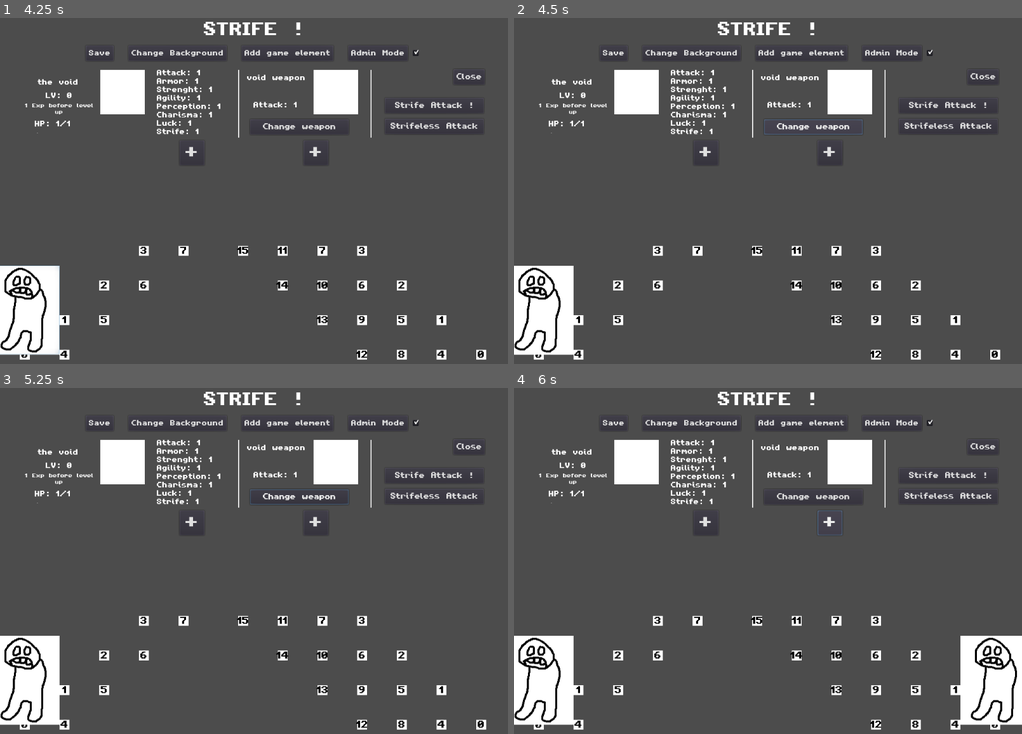
Above: before the commit, frames 1-4 (two rows, left to right).
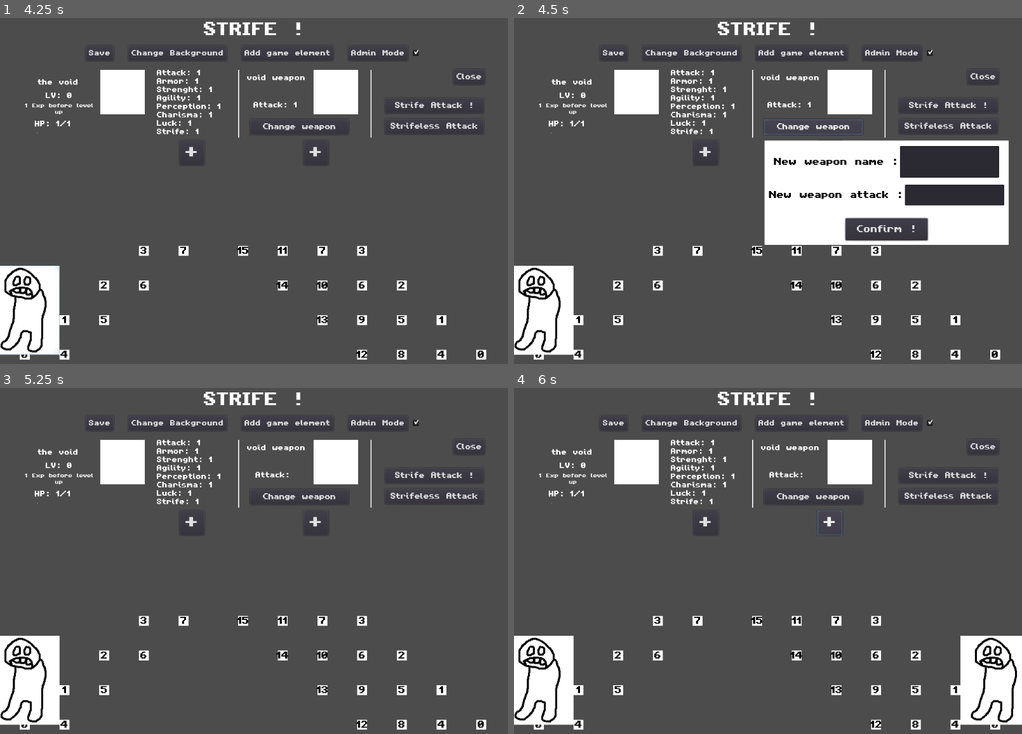
Above: after the commit, the same moments.

Repository: BrownieZoulou/SburbAdventure
Game: Godot game, scene res://Scenes/Strife.tscn
Same seed, same stepped clock (60 frames per second), same inputs: the game is played once before the commit and once after it. The project has no main scene, so this scene is started directly.
Inputs (mouse positions are in pixels of both pictures, inside the frame that each line leads up to):
- Up to frame 1 (4.25 s): click "Admin Mode" at 0.5 s; click (416, 52) at 1.25 s; click "Add game element" at 2 s; click "+" at 2.75 s; click (25, 308) at 3.5 s
- Up to frame 2 (4.5 s): click "Change weapon" at 4.25 s
- Up to frame 3 (5.25 s): click (370, 599) at 5 s, where only the run after the commit has a clickable "Confirm !"
- Up to frame 4 (6 s): click "+" at 5.75 s

Frame 1 is identical in both runs. In frame 2, 14% of the frame differs, in the area x 49-98%, y 35-66%; in frame 3, 0.2%; in frame 4, less than 0.1%.

Commit message:
weapon modifier

Diff:
--- a/Nodes/Entity/EntityShower.gd
+++ b/Nodes/Entity/EntityShower.gd
@@ -20,14 +20,14 @@
 			$Level.visible=false
 			$ExpToNextLevel.visible=false
 			if(entity_focused.is_in_group("kid")):
-
 				$Level.visible = true
 				$ExpToNextLevel.visible = true
 				$ExpToNextLevel.text = String(entity_focused.get("next_level_experience_needed")) + " Exp before level up"
 				$Level.text = "LV: " + String(entity_focused.get("level"))
 		else :
+			$Level.visible = true
+			$ExpToNextLevel.visible = true
 			$Name.text = String(entity_focused.get("entity_name"))
-			$Level.text = "LV: " +String(entity_focused.get("level"))
 			$HealthPoint.text = "HP: ???/???"
 			$Healthbar.max_value = int(entity_focused.get("max_hp"))
 			$Healthbar.value = int(entity_focused.get("hp"))
@@ -41,6 +41,8 @@
 			$StatContainer/Strife.text = "Strife: ???"
 			$WeaponName.text = String(entity_focused.get("weapon_name"))
 			$WeaponAttack.text = "Attack: ???"
+			if(entity_focused.is_in_group("kid")) :
+				$Level.text = "LV: " + String(entity_focused.get("level"))
 		self.visible = true
 	else :
 		self.visible = false
@@ -48,3 +50,17 @@
 func _on_Close_button_down():
 	self.visible = false
 	get_tree().get_current_scene().Toggle_entity_focus(self)
+
+
+func _on_ChangeWeaponBtn_button_down():
+	$ChangeWeaponBox.visible = true
+
+func _on_ConfirmChange_button_down():
+	$ChangeWeaponBox.visible = false
+	if(String($ChangeWeaponBox/NewWeaponAttack/AttackChangeValue.text).to_int() is int) :
+		get_tree().get_current_scene().entity_focused.set("weapon_attack",$ChangeWeaponBox/NewWeaponAttack/AttackChangeValue.text)
+	if(String($ChangeWeaponBox/NewWeaponName/NameChangeValue.text) != "") :
+		get_tree().get_current_scene().entity_focused.set("weapon_name", $ChangeWeaponBox/NewWeaponName/NameChangeValue.text)
+	$ChangeWeaponBox/NewWeaponAttack/AttackChangeValue.text = ""
+	$ChangeWeaponBox/NewWeaponName/NameChangeValue.text = ""
+	get_tree().get_current_scene().ReloadEntityShower()
--- a/Nodes/Entity/EntityShower.tscn
+++ b/Nodes/Entity/EntityShower.tscn
@@ -14,6 +14,12 @@
 
 [sub_resource type="DynamicFont" id=3]
 size = 13
+font_data = ExtResource( 2 )
+
+[sub_resource type="DynamicFont" id=4]
+font_data = ExtResource( 2 )
+
+[sub_resource type="DynamicFont" id=5]
 font_data = ExtResource( 2 )
 
 [node name="EntityShower" type="Control"]
@@ -78,6 +84,7 @@
 expand = true
 
 [node name="StatContainer" type="VBoxContainer" parent="."]
+editor/display_folded = true
 anchor_left = 0.5
 anchor_right = 0.5
 anchor_bottom = 1.0
@@ -176,7 +183,7 @@
 texture = ExtResource( 3 )
 expand = true
 
-[node name="Button" type="Button" parent="."]
+[node name="ChangeWeaponBtn" type="Button" parent="."]
 margin_left = 504.276
 margin_top = 100.0
 margin_right = 703.276
@@ -215,4 +222,78 @@
 margin_bottom = 129.685
 custom_fonts/font = SubResource( 3 )
 text = "Strifeless Attack"
+
+[node name="ChangeWeaponBox" type="Control" parent="."]
+visible = false
+margin_left = 505.0
+margin_top = 143.0
+margin_right = 997.0
+margin_bottom = 358.0
+
+[node name="TextureRect" type="TextureRect" parent="ChangeWeaponBox"]
+anchor_right = 1.0
+anchor_bottom = 1.0
+margin_bottom = -4.0
+texture = ExtResource( 3 )
+expand = true
+
+[node name="NewWeaponName" type="HBoxContainer" parent="ChangeWeaponBox"]
+anchor_right = 1.0
+margin_top = 11.0
+margin_bottom = 75.0
+alignment = 1
+
+[node name="Label" type="Label" parent="ChangeWeaponBox/NewWeaponName"]
+margin_left = 19.0
+margin_top = 24.0
+margin_right = 269.0
+margin_bottom = 40.0
+custom_fonts/font = SubResource( 4 )
+custom_colors/font_color = Color( 0, 0, 0, 1 )
+text = "New weapon name :"
+
+[node name="NameChangeValue" type="TextEdit" parent="ChangeWeaponBox/NewWeaponName"]
+margin_left = 273.0
+margin_right = 473.0
+margin_bottom = 64.0
+rect_min_size = Vector2( 200, 16 )
+custom_fonts/font = SubResource( 4 )
+custom_colors/font_color = Color( 0, 0, 0, 1 )
+
+[node name="NewWeaponAttack" type="HBoxContainer" parent="ChangeWeaponBox"]
+anchor_right = 1.0
+margin_top = 89.0
+margin_bottom = 131.0
+alignment = 1
+
+[node name="Label" type="Label" parent="ChangeWeaponBox/NewWeaponAttack"]
+margin_left = 9.0
+margin_top = 13.0
+margin_right = 279.0
+margin_bottom = 29.0
+custom_fonts/font = SubResource( 4 )
+custom_colors/font_color = Color( 0, 0, 0, 1 )
+text = "New weapon attack :"
+
+[node name="AttackChangeValue" type="TextEdit" parent="ChangeWeaponBox/NewWeaponAttack"]
+margin_left = 283.0
+margin_right = 483.0
+margin_bottom = 42.0
+rect_min_size = Vector2( 200, 16 )
+custom_fonts/font = SubResource( 4 )
+custom_colors/font_color = Color( 0, 0, 0, 1 )
+
+[node name="ConfirmChange" type="Button" parent="ChangeWeaponBox"]
+anchor_left = 0.5
+anchor_top = 1.0
+anchor_right = 0.5
+anchor_bottom = 1.0
+margin_left = -83.0
+margin_top = -57.8298
+margin_right = 83.0
+margin_bottom = -12.8298
+custom_fonts/font = SubResource( 5 )
+text = "Confirm !"
+[connection signal="button_down" from="ChangeWeaponBtn" to="." method="_on_ChangeWeaponBtn_button_down"]
 [connection signal="button_down" from="Close" to="." method="_on_Close_button_down"]
+[connection signal="button_down" from="ChangeWeaponBox/ConfirmChange" to="." method="_on_ConfirmChange_button_down"]
--- a/Scenes/Strife.gd
+++ b/Scenes/Strife.gd
@@ -35,8 +35,12 @@
 	else :
 		entity_focused = e
 		is_entity_focused = true
+	ReloadEntityShower()
+
+func ReloadEntityShower() :
 	$CanvasLayer/EntityShower.Toggle_visibility(is_entity_focused, entity_focused, is_admin_mode)
 
 func Toggle_admin_mode() :
 	is_admin_mode = !is_admin_mode
 	$CanvasLayer/BtnContainer/HBoxContainer/CheckBox.pressed = is_admin_mode
+	ReloadEntityShower()
Not shown: 1 places in Nodes/Entity/EntityShower.tscn that only renumber resources
